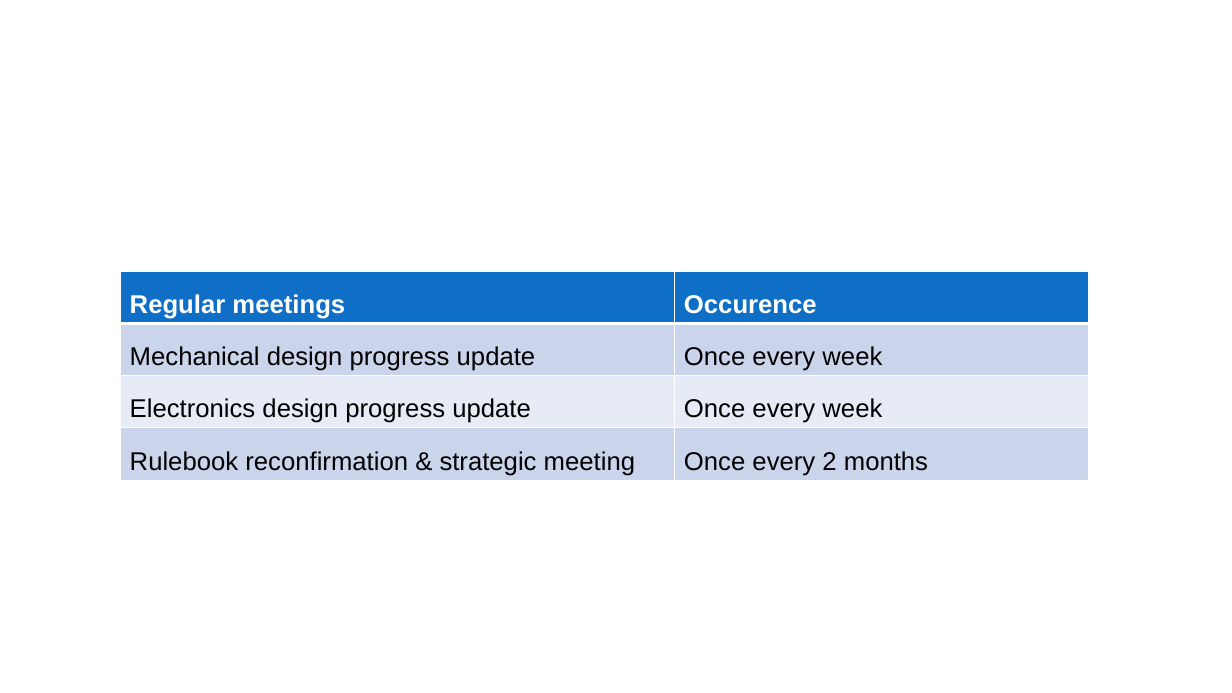
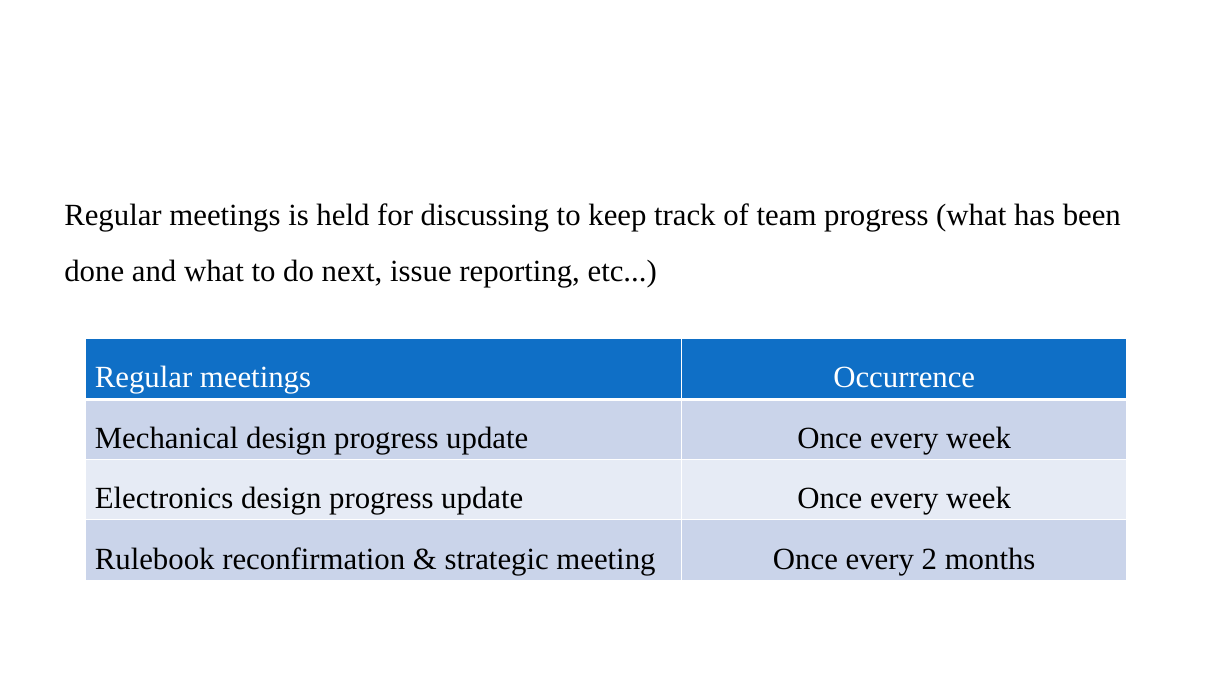
Before and after one commit to MorokotSakal/robotics-se, a slide deck: slide 15 of RoboticsTeam_SysEng_211227.pptx. Drawn at 1232x693 pixels with LibreOffice and Linux fonts; fonts in the diff are those of the drawing; background and template pictures are left out. Boxes give left, top, right and bottom in pixels: in the first picture for what was removed or moved away, otherwise in the second. Text is boxed around its words. In the diff, an @@ line names an element or a change of style, - is before the commit and + after.

```diff
--- a/RoboticsTeam_SysEng_211227.pptx
+++ b/RoboticsTeam_SysEng_211227.pptx
@@ text added at <box>64,203,1121,287</box>, 24 pt, text #000000 @@
+Regular meetings is held for discussing to keep track of team progress (what has been done and what to do next, issue reporting, etc...)
@@ table at <box>86,339,1128,642</box> @@
-row 1, column 2: Occurence
+row 1, column 2: Occurrence
@@ size 20 to 24 pt, font Arial to Times New Roman @@
@@ alignment left to centre @@
@@ table: place and size @@
-table at <box>120,272,1089,575</box>
+table at <box>86,339,1128,642</box>
```
Also in this commit, not shown: 14 other slides changed, 2 slides added, 1 slide removed.
